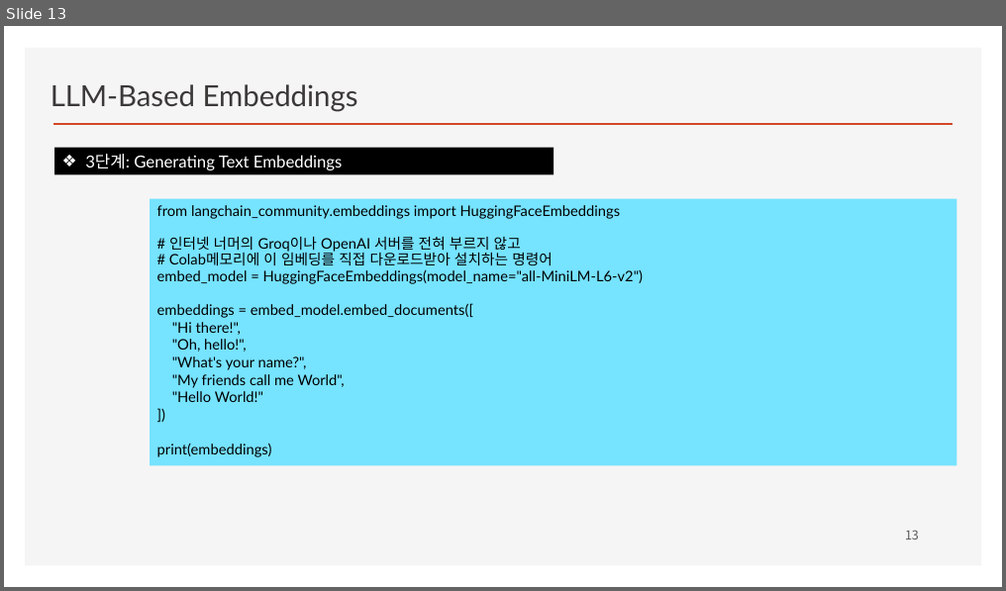
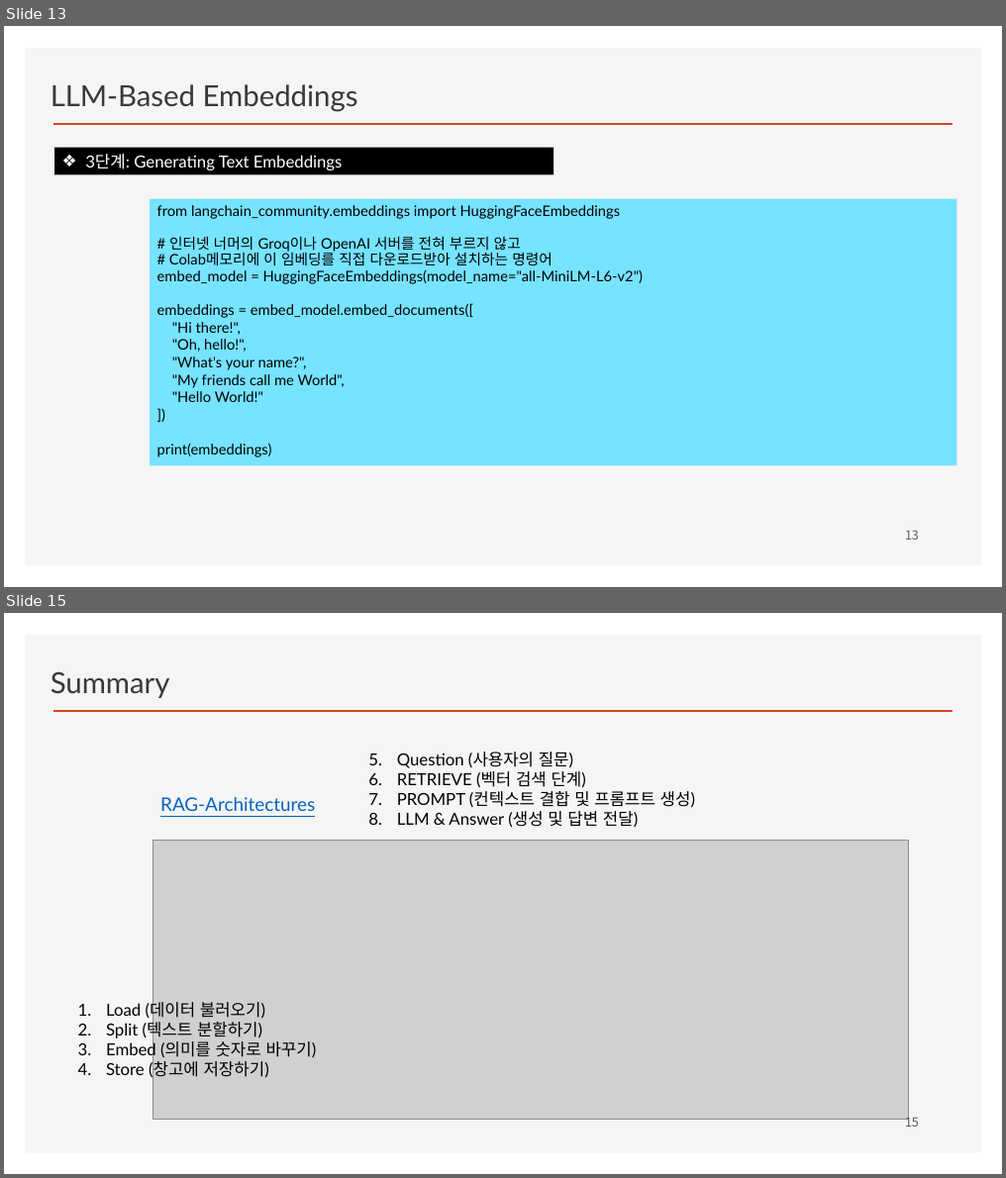
Before and after one commit to ancestor9/2026_Fall_Learning-Langchain-AI-Agent, a slide deck: CHAPTER 2 RAG Part I_Indexing Your Data.pptx. Shown one above the other, each under a label of ours: slide 13 before the commit, slides 13 and 15 after it; the slides between them are not shown. The pictures are 1006x591 and 1006x1178 pixels, drawn with LibreOffice and Linux fonts; fonts in the diff are those of the drawing; grey boxes stand for pictures; background and template pictures are left out. Boxes give left, top, right and bottom in pixels: in the first picture for what was removed or moved away, otherwise in the second. Text is boxed around its words. In the diff, an @@ line names an element or a change of style, - is before the commit and + after.

```diff
--- a/CHAPTER 2 RAG Part I_Indexing Your Data.pptx
+++ b/CHAPTER 2 RAG Part I_Indexing Your Data.pptx
@@ slide 15 added at box(4, 613, 1002, 1174), background #FFFFFF; not listed: 2 template elements that a slide beside it also shows @@
@@ text added at box(51, 671, 170, 698), 28 pt, text #3B3838 @@
+Summary
@@ text added at box(397, 752, 695, 828), 16 pt, text #000000 @@
+5. Question (사용자의 질문)
+6. RETRIEVE (벡터 검색 단계)
+7. PROMPT (컨텍스트 결합 및 프롬프트 생성)
+8. LLM & Answer (생성 및 답변 전달)
@@ text added at box(160, 797, 315, 811), 18 pt, text #0563C1, underline @@
+RAG-Architectures
@@ picture added at box(152, 841, 908, 1119) @@
@@ text added at box(106, 1002, 317, 1079), 16 pt, text #000000 @@
+1. Load (데이터 불러오기)
+2. Split (텍스트 분할하기)
+3. Embed (의미를 숫자로 바꾸기)
+4. Store (창고에 저장하기)
@@ page number added at box(905, 1114, 919, 1127), 12 pt, text #595959 @@
+15
```
Also in this commit, not shown: 1 slide changed, 4 other slides added.
